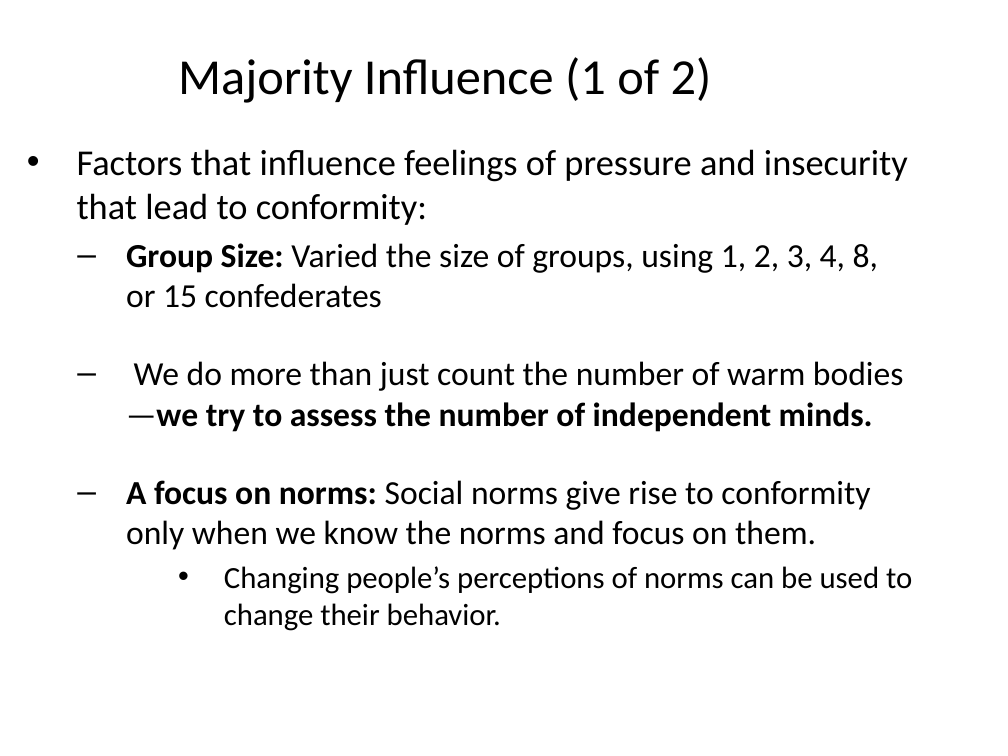
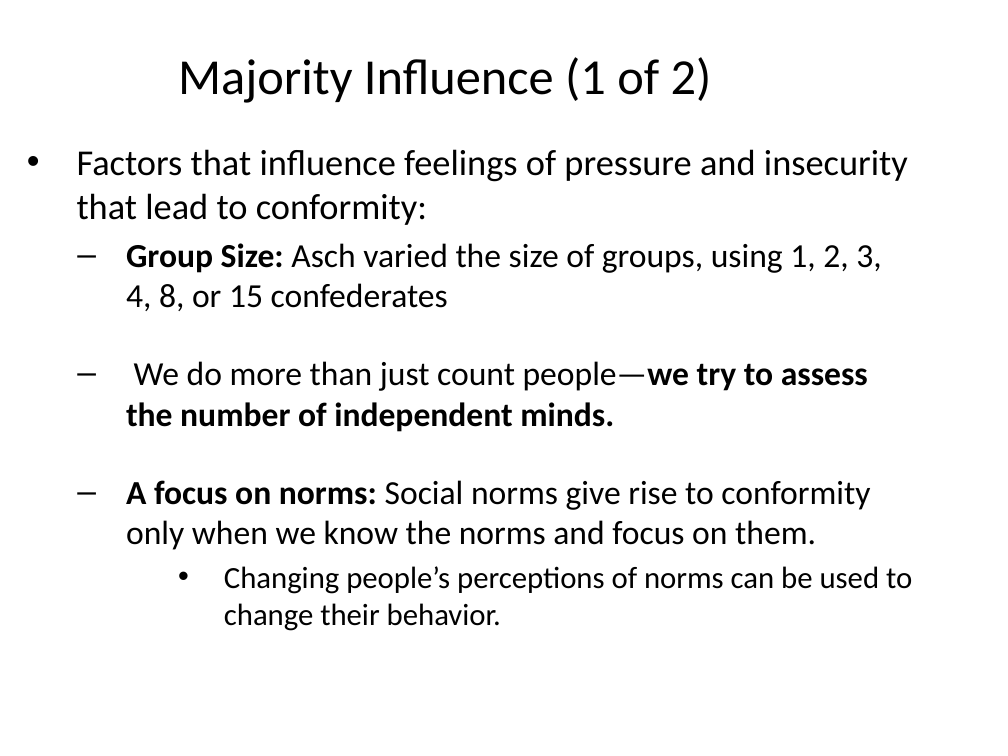
Before and after one commit to npm27/Teaching-Materials, a slide deck: slide 13 of Social Psych/Slides/8 Conformity.pptx. Drawn at 1008x756 pixels with LibreOffice and Linux fonts; fonts in the diff are those of the drawing. Boxes give left, top, right and bottom in pixels: in the first picture for what was removed or moved away, otherwise in the second. Text is boxed around its words. In the diff, an @@ line names an element or a change of style, - is before the commit and + after.

Commit message:
slides

```diff
--- a/Social Psych/Slides/8 Conformity.pptx
+++ b/Social Psych/Slides/8 Conformity.pptx
@@ text at [126, 243, 881, 432]: text changed @@
-  – Group Size: Varied the size of groups, using 1, 2, 3, 4, 8, or 15 confederates
-  – We do more than just count the number of warm bodies—we try to assess the number of independent minds.
+  – Group Size: Asch varied the size of groups, using 1, 2, 3, 4, 8, or 15 confederates
+  – We do more than just count people—we try to assess the number of independent minds.
```
Also in this commit, not shown: 5 other slides changed, 1 slide added, 5 slides removed, 1 other file.
